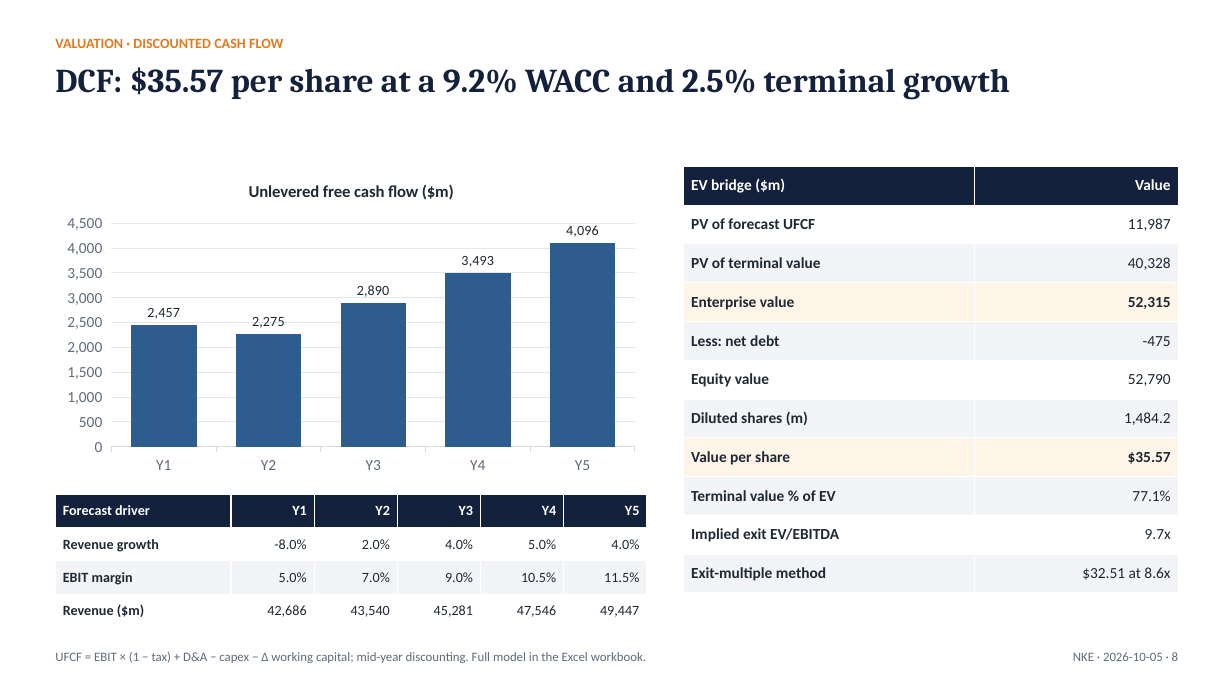
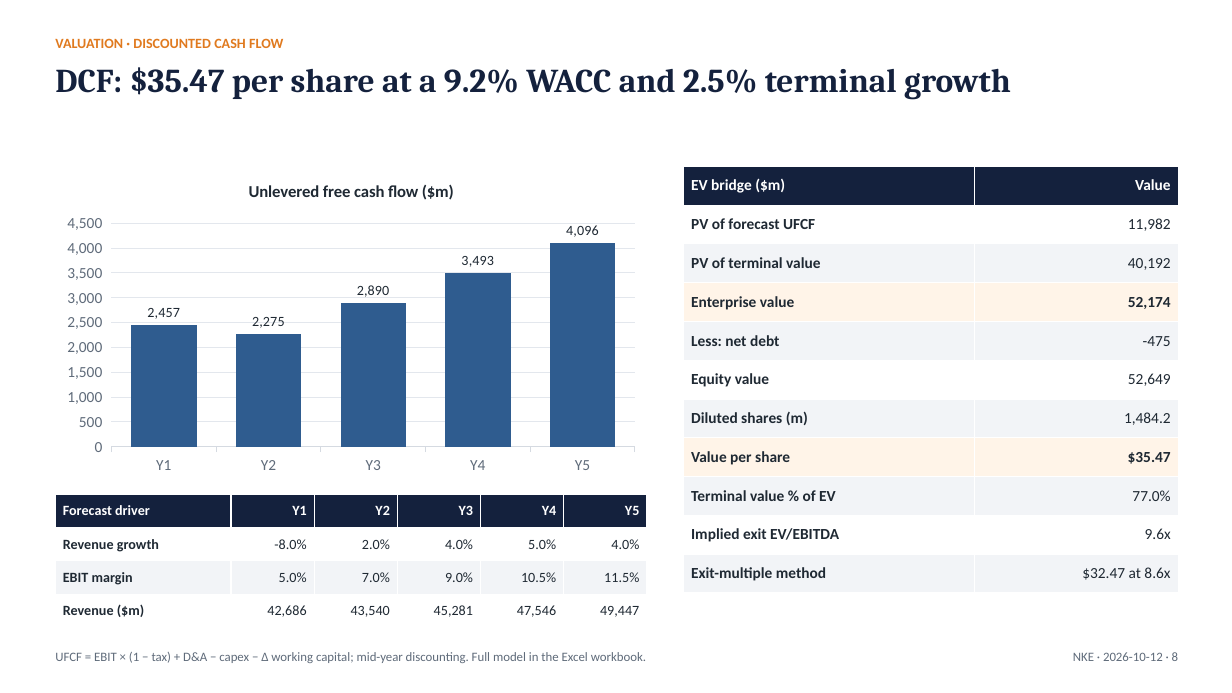
Before and after one commit to Abhishek10-r/ticker-to-thesis, a slide deck: slide 8 of examples/nike/latest/NKE_pitch_deck.pptx. Drawn at 1232x693 pixels with LibreOffice and Linux fonts; fonts in the diff are those of the drawing. Boxes give left, top, right and bottom in pixels: in the first picture for what was removed or moved away, otherwise in the second. Text is boxed around its words. In the diff, an @@ line names an element or a change of style, - is before the commit and + after.

```diff
--- a/examples/nike/latest/NKE_pitch_deck.pptx
+++ b/examples/nike/latest/NKE_pitch_deck.pptx
@@ text at box(55, 67, 1011, 99): text changed @@
-DCF: $35.57 per share at a 9.2% WACC and 2.5% terminal growth
+DCF: $35.47 per share at a 9.2% WACC and 2.5% terminal growth
@@ table at box(684, 166, 1178, 593) @@
-row 2, column 2: 11,987
+row 2, column 2: 11,982
-row 3, column 2: 40,328
+row 3, column 2: 40,192
-row 4, column 2: 52,315
+row 4, column 2: 52,174
-row 6, column 2: 52,790
+row 6, column 2: 52,649
-row 8, column 2: $35.57
+row 8, column 2: $35.47
-row 9, column 2: 77.1%
+row 9, column 2: 77.0%
-row 10, column 2: 9.7x
+row 10, column 2: 9.6x
-row 11, column 2: $32.51 at 8.6x
+row 11, column 2: $32.47 at 8.6x
@@ text at box(1073, 652, 1178, 661): text changed @@
-NKE · 2026-10-05 · 8
+NKE · 2026-10-12 · 8
```
Also in this commit, not shown: 14 other slides changed, 4 other files.
